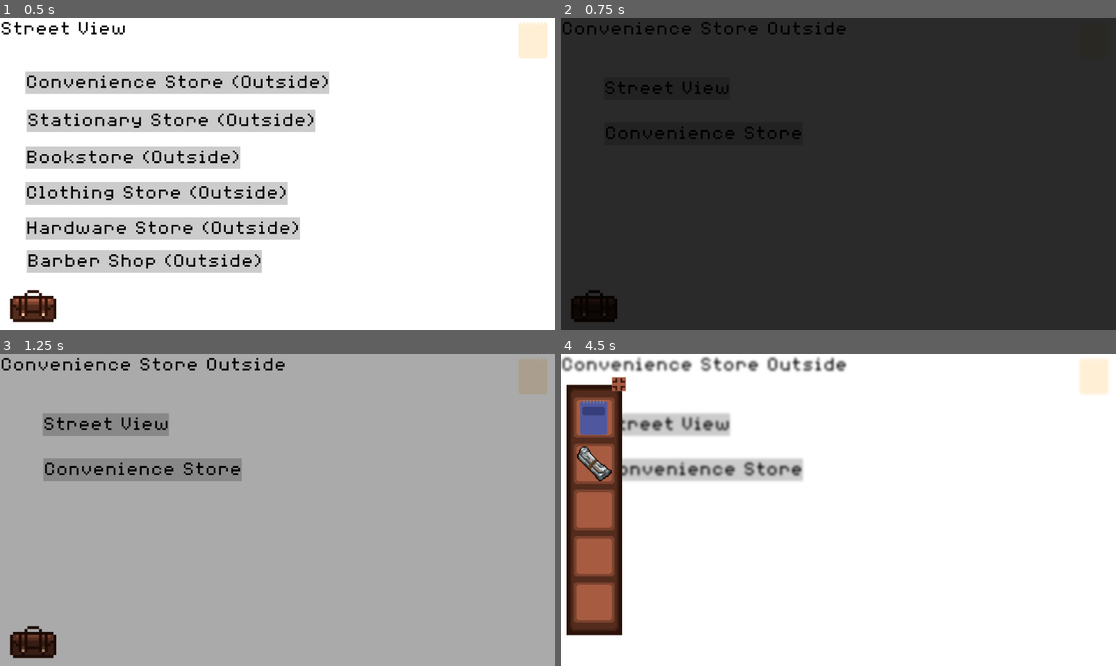
Above: before the commit, frames 1-4 (two rows, left to right).
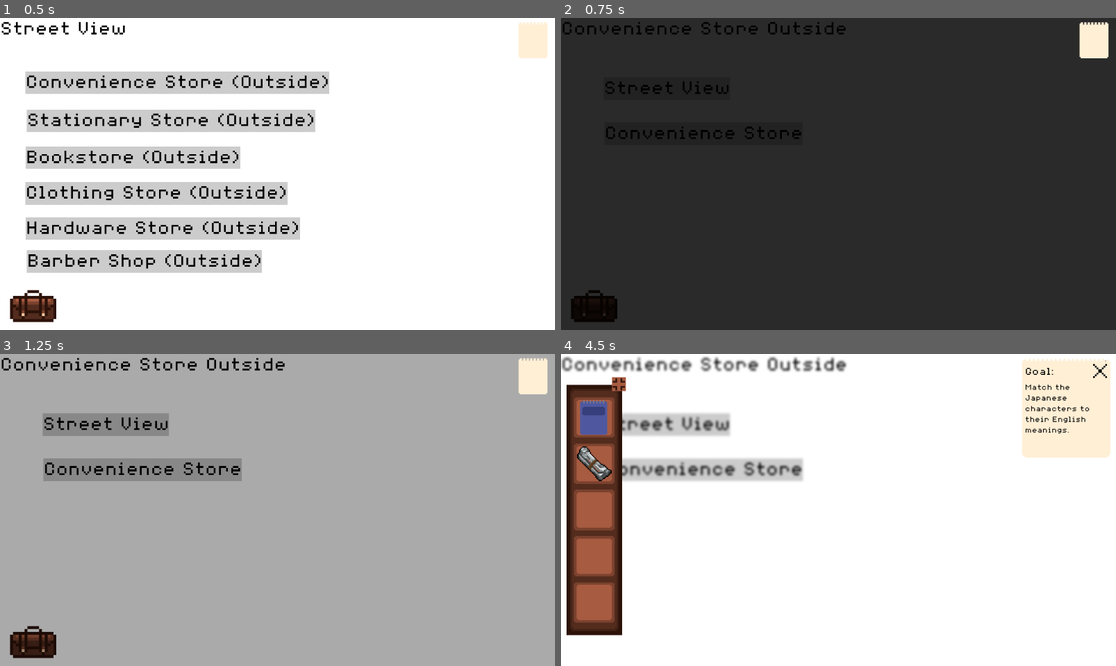
Above: after the commit, the same moments.

Repository: emkartch/Capstone_Bottoh
Game: Godot game, scene res://main.tscn
The game is run twice, just before and just after one commit, with the same random seed, the same clock (stepped at 60 frames per second) and the same inputs.
Inputs (mouse positions are in pixels of both pictures, inside the frame that each line leads up to):
- Up to frame 1 (0.5 s): no input
- Up to frame 2 (0.75 s): click "Convenience Store (Outside)" at 0.5 s
- Up to frame 3 (1.25 s): no input
- Up to frame 4 (4.5 s): click (594, 634) at 1.25 s; click (594, 606) at 2 s; click (594, 460) at 2.75 s; click (616, 463) at 3.5 s; click (1093, 375) at 4.25 s

Frame 1 is identical in both runs. In frame 2, 0.6% of the frame differs, in the area x 93-99%, y 1-13%; in frame 3, 0.6%; in frame 4, 4.4%, in the area x 83-99%, y 1-34%.

Commit message:
Custom Cursors Added

Diff:
--- a/没頭-(bottō)/door.tscn
+++ b/没頭-(bottō)/door.tscn
@@ -17,6 +17,7 @@
 
 [node name="Button" type="Button" parent="." unique_id=585534956]
 layout_mode = 2
+mouse_default_cursor_shape = 2
 text = "Text"
 
 [connection signal="pressed" from="Button" to="." method="_on_button_pressed"]
--- a/没頭-(bottō)/global/global.gd
+++ b/没頭-(bottō)/global/global.gd
@@ -7,3 +7,17 @@
 var main_pause = false
 
 var game_end = false
+
+const cursor_normal = preload("res://assets/CursorArrow.png")
+const cursor_point = preload("res://assets/CursorHand.png")
+const cursor_closed = preload("res://assets/CursorHandClosed.png")
+
+func _ready():
+
+	# CUSTOM CURSOR
+	Input.set_custom_mouse_cursor(cursor_normal, Input.CURSOR_ARROW)
+	Input.set_custom_mouse_cursor(cursor_normal, Input.CURSOR_FORBIDDEN)
+	Input.set_custom_mouse_cursor(cursor_point, Input.CURSOR_CAN_DROP)
+	Input.set_custom_mouse_cursor(cursor_closed, Input.CURSOR_DRAG)
+	Input.set_custom_mouse_cursor(cursor_point, Input.CURSOR_POINTING_HAND)
+	# CUSTOM CURSOR
--- a/没頭-(bottō)/hud/hud.tscn
+++ b/没頭-(bottō)/hud/hud.tscn
@@ -56,6 +56,7 @@
 offset_top = -40.0
 grow_horizontal = 0
 grow_vertical = 0
+mouse_default_cursor_shape = 2
 texture_normal = ExtResource("3_w8tcp")
 texture_hover = ExtResource("4_svhta")
 
@@ -131,6 +132,7 @@
 offset_left = -48.0
 offset_bottom = 48.0
 grow_horizontal = 0
+mouse_default_cursor_shape = 2
 texture_normal = ExtResource("7_qv4qp")
 texture_hover = ExtResource("8_sh35x")
 
@@ -144,6 +146,7 @@
 offset_left = -128.0
 offset_bottom = 128.0
 grow_horizontal = 0
+mouse_default_cursor_shape = 2
 texture_normal = ExtResource("9_qv4qp")
 
 [connection signal="pressed" from="Dialog/Box/Continue" to="Dialog" method="_on_continue_pressed"]
--- a/没頭-(bottō)/inventory/inventory.tscn
+++ b/没頭-(bottō)/inventory/inventory.tscn
@@ -56,6 +56,7 @@
 offset_bottom = 80.0
 grow_horizontal = 2
 grow_vertical = 2
+mouse_default_cursor_shape = 2
 icon = ExtResource("5_rsmrt")
 flat = true
 
@@ -68,7 +69,6 @@
 anchor_right = 0.11
 anchor_bottom = 0.81
 grow_vertical = 2
-mouse_filter = 2
 texture = ExtResource("3_0dv6l")
 expand_mode = 1
 script = ExtResource("2_lhcfm")
@@ -223,6 +223,7 @@
 grow_vertical = 2
 rotation = 4.712389
 pivot_offset = Vector2(0, 40)
+mouse_default_cursor_shape = 2
 texture_normal = ExtResource("2_f8i2h")
 texture_hover = ExtResource("3_f8i2h")
 texture_disabled = ExtResource("3_f8i2h")
@@ -240,6 +241,7 @@
 grow_vertical = 2
 rotation = 1.5707964
 pivot_offset = Vector2(0, 40)
+mouse_default_cursor_shape = 2
 texture_normal = ExtResource("2_f8i2h")
 texture_hover = ExtResource("3_f8i2h")
 texture_disabled = ExtResource("3_f8i2h")
@@ -254,6 +256,7 @@
 offset_left = -40.0
 offset_bottom = 40.0
 grow_horizontal = 0
+mouse_default_cursor_shape = 2
 icon = ExtResource("6_rsmrt")
 
 [node name="InventoryOpen" type="MarginContainer" parent="." unique_id=1070746806]
--- a/没頭-(bottō)/inventory/inventory_container.gd
+++ b/没頭-(bottō)/inventory/inventory_container.gd
@@ -12,8 +12,9 @@
 @onready var background_blur = $"../BackgroundBlur"
 
 # custom cursor
-const hand_point = null #preload()
-const hand_closed = null #preload()
+#const cursor_normal = preload("res://assets/CursorArrow.png")
+#const cursor_point = preload("res://assets/CursorHand.png")
+#const cursor_closed = preload("res://assets/CursorHandClosed.png")
 # custom cursor
 
 var open_texture = preload("res://inventory/MessangerbagOpen.png")
@@ -28,33 +29,25 @@
 
 	up_arrow.disabled = true
 
-	# CUSTOM CURSOR
-	#Input.set_custom_mouse_cursor(hand_point, Input.CURSOR_ARROW)
-	#Input.set_custom_mouse_cursor(hand_closed, Input.CURSOR_FORBIDDEN)
-	#Input.set_custom_mouse_cursor(hand_closed, Input.CURSOR_CAN_DROP)
-	#Input.set_custom_mouse_cursor(hand_closed, Input.CURSOR_DRAG)
-	# CUSTOM CURSOR
-
 func _process(_delta):
 
 	var value = scroll_container.get_v_scroll()
 
 	if value == 0:
 		up_arrow.disabled = true
+		up_arrow.mouse_default_cursor_shape = Control.CURSOR_ARROW
 	else:
 		up_arrow.disabled = false
+		up_arrow.mouse_default_cursor_shape = Control.CURSOR_POINTING_HAND
 
 	if value == 320:
 		down_arrow.disabled = true
+		down_arrow.mouse_default_cursor_shape = Control.CURSOR_ARROW
 	else:
 		down_arrow.disabled = false
+		down_arrow.mouse_default_cursor_shape = Control.CURSOR_POINTING_HAND
 
-	# get rid of cursor change until custom cursor
 
-	if Input.get_current_cursor_shape() == CURSOR_FORBIDDEN:
-		DisplayServer.cursor_set_shape(DisplayServer.CURSOR_ARROW)
-
-	# get rid of cursor change until custom cursor
 
 func _on_up_arrow_pressed() -> void:
 	var value = scroll_container.get_v_scroll()
--- a/没頭-(bottō)/inventory/slot.gd
+++ b/没頭-(bottō)/inventory/slot.gd
@@ -12,6 +12,13 @@
 
 func _ready() -> void:
 	update_ui()
+
+func _process(_delta):
+
+	if icon.texture != null:
+		icon.mouse_default_cursor_shape = Control.CURSOR_POINTING_HAND
+	else:
+		icon.mouse_default_cursor_shape = Control.CURSOR_ARROW
 
 func update_ui() -> void:
 	if not item:
--- a/没頭-(bottō)/main.tscn
+++ b/没頭-(bottō)/main.tscn
@@ -10,7 +10,6 @@
 z_index = 1
 
 [node name="HUD" parent="." unique_id=179951230 instance=ExtResource("1_ig7tw")]
-layer = -1
 
 [node name="SceneTransitionAnimation" parent="." unique_id=1882445901 instance=ExtResource("3_h2yge")]
 z_index = 10
--- a/没頭-(bottō)/project.godot
+++ b/没頭-(bottō)/project.godot
@@ -29,6 +29,7 @@
 window/size/viewport_width=1920
 window/size/viewport_height=1080
 window/size/resizable=false
+mouse_cursor/custom_image="uid://cqtkfkmldoa4l"
 
 [global_group]
 
Binary file added: 没頭-(bottō)/assets/CursorArrow.png
Not shown, added: 没頭-(bottō)/assets/CursorArrow.png.import
Binary file added: 没頭-(bottō)/assets/CursorHand.png
Not shown, added: 没頭-(bottō)/assets/CursorHand.png.import
Binary file added: 没頭-(bottō)/assets/CursorHandClosed.png
Not shown, added: 没頭-(bottō)/assets/CursorHandClosed.png.import
